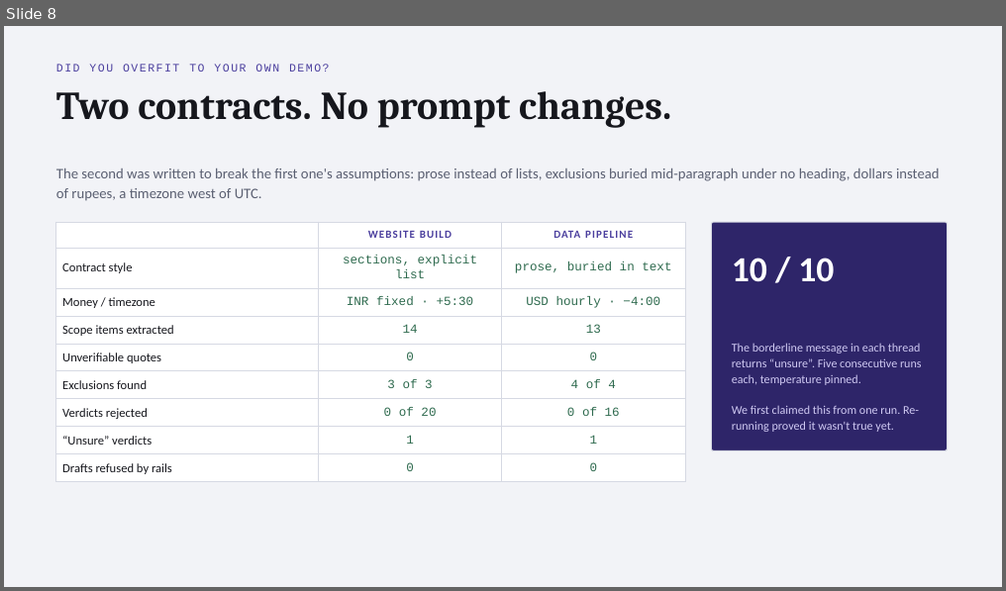
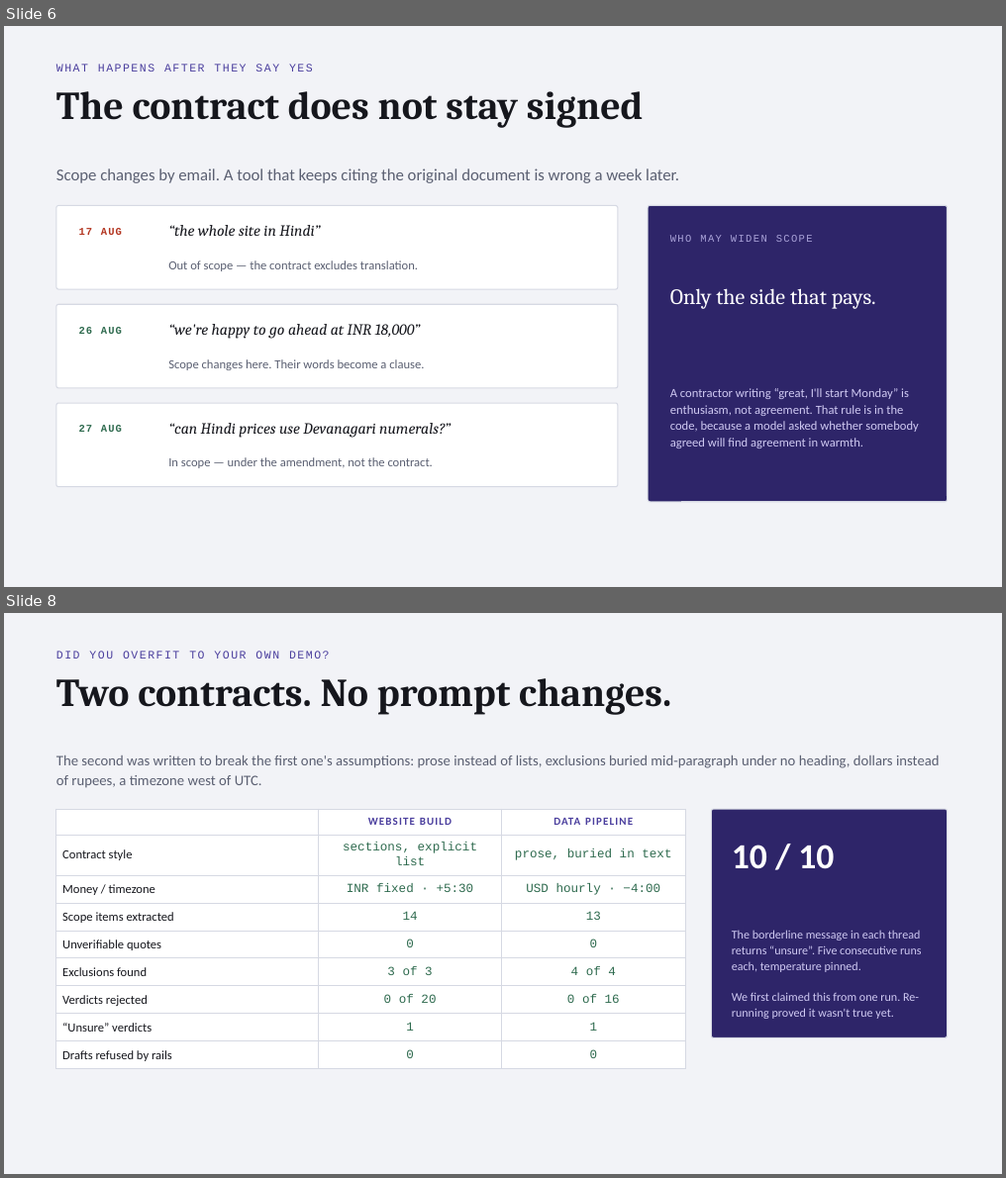
Before and after one commit to AMREESHAYS/chief-of-staff, a slide deck: deck/chief-of-staff.pptx. Shown one above the other, each under a label of ours: slide 8 before the commit, slides 6 and 8 after it; the slides between them are not shown. The pictures are 1006x591 and 1006x1178 pixels, drawn with LibreOffice and Linux fonts; fonts in the diff are those of the drawing. Boxes give left, top, right and bottom in pixels: in the first picture for what was removed or moved away, otherwise in the second. Text is boxed around its words. In the diff, an @@ line names an element or a change of style, - is before the commit and + after.

```diff
--- a/deck/chief-of-staff.pptx
+++ b/deck/chief-of-staff.pptx
@@ slide 6 added at (4,26,1002,587), background #F2F3F7 @@
@@ text added at (56,64,313,72), 11 pt, text #4B3F9E @@
+WHAT HAPPENS AFTER THEY SAY YES
@@ text added at (56,91,644,128), 38 pt, text #16171D, bold @@
+The contract does not stay signed
@@ text added at (56,169,679,183), 16 pt, text #5B6072 @@
+Scope changes by email. A tool that keeps citing the original document is wrong a week later.
@@ rounded rectangle added at (56,205,618,289), fill #FFFFFF, outline #D6D9E3 1 pt @@
@@ text added at (79,228,122,235), 10 pt, text #B3341F, bold @@
+17 AUG
@@ text added at (168,225,320,236), 15 pt, text #16171D, italic @@
+“the whole site in Hindi”
@@ rounded rectangle added at (648,205,947,502), fill #2E2569, outline #D6D9E3 1 pt @@
@@ text added at (168,261,418,272), 12 pt, text #5B6072 @@
+Out of scope — the contract excludes translation.
@@ text added at (670,235,813,242), 10 pt, text #A9A2D8 @@
+WHO MAY WIDEN SCOPE
@@ text added at (670,288,876,309), 21 pt, text #FFFFFF @@
+Only the side that pays.
@@ rounded rectangle added at (56,304,618,388), fill #FFFFFF, outline #D6D9E3 1 pt @@
@@ text added at (79,327,122,334), 10 pt, text #2F6B4F, bold @@
+26 AUG
@@ text added at (168,324,421,339), 15 pt, text #16171D, italic @@
+“we're happy to go ahead at INR 18,000”
@@ text added at (168,360,424,371), 12 pt, text #5B6072 @@
+Scope changes here. Their words become a clause.
@@ rounded rectangle added at (56,403,618,487), fill #FFFFFF, outline #D6D9E3 1 pt @@
@@ text added at (670,388,918,449), 12 pt, text #CFC9F2 @@
+A contractor writing “great, I'll start Monday” is enthusiasm, not agreement. That rule is in the code, because a model asked whether somebody agreed will find agreement in warmth.
@@ text added at (79,425,122,432), 10 pt, text #2F6B4F, bold @@
+27 AUG
@@ text added at (168,423,450,438), 15 pt, text #16171D, italic @@
+“can Hindi prices use Devanagari numerals?”
@@ text added at (168,458,433,469), 12 pt, text #5B6072 @@
+In scope — under the amendment, not the contract.
```
Also in this commit, not shown: 4 slides changed, 1 slide removed, 2 other files.
